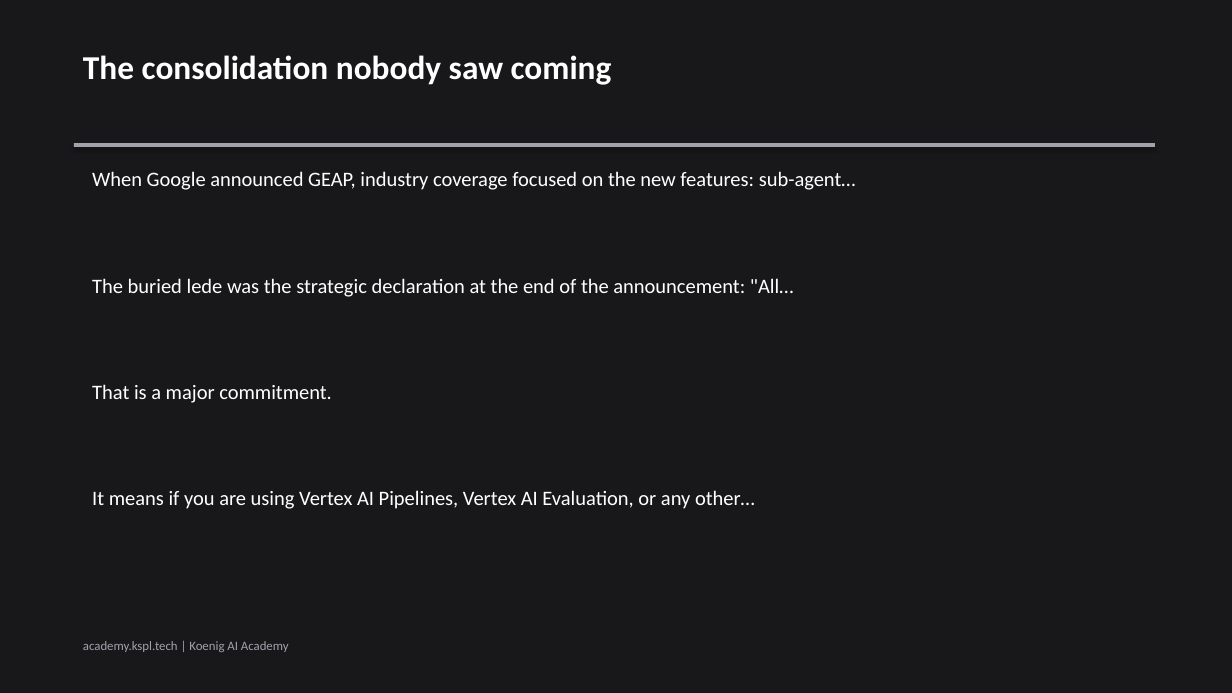
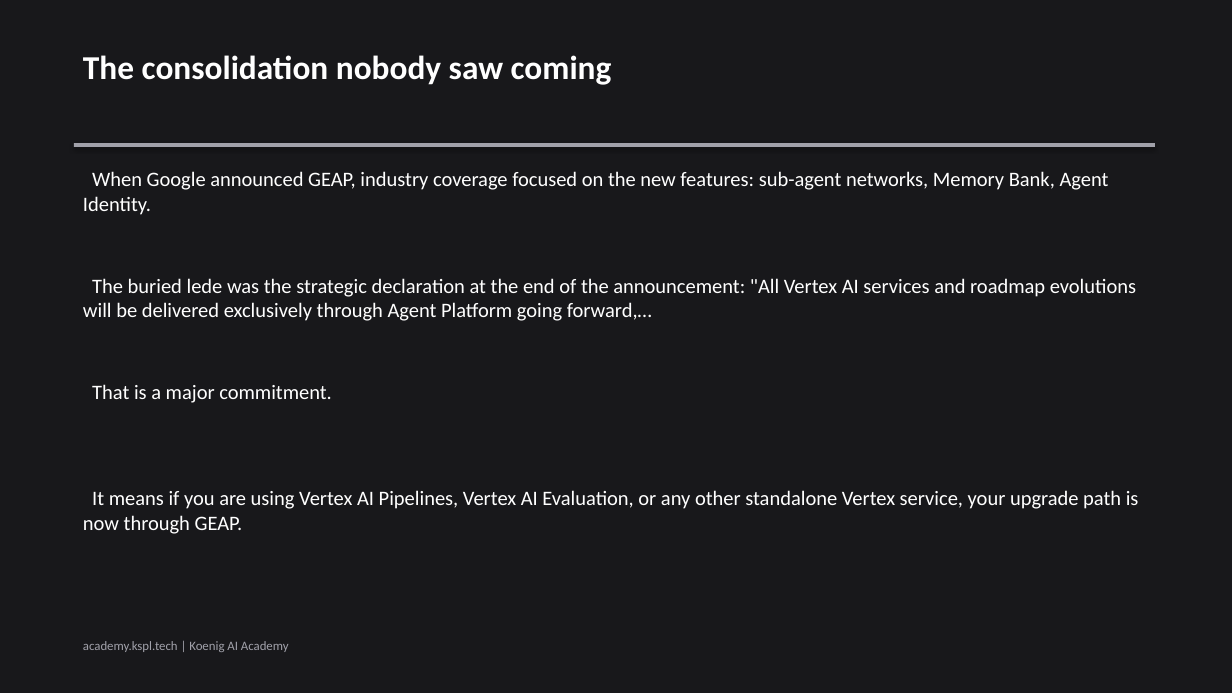
Before and after one commit to Koenig-Solutions-Private-Limited/koenig-ai-org, a slide deck: slide 4 of vault/courses/gemini-enterprise-agents/ch01-slides.pptx. Drawn at 1232x693 pixels with LibreOffice and Linux fonts; fonts in the diff are those of the drawing. Boxes give left, top, right and bottom in pixels: in the first picture for what was removed or moved away, otherwise in the second. Text is boxed around its words. In the diff, an @@ line names an element or a change of style, - is before the commit and + after.

```diff
--- a/vault/courses/gemini-enterprise-agents/ch01-slides.pptx
+++ b/vault/courses/gemini-enterprise-agents/ch01-slides.pptx
@@ text at [83,171,1109,215]: text changed @@
-When Google announced GEAP, industry coverage focused on the new features: sub-agent…
+When Google announced GEAP, industry coverage focused on the new features: sub-agent networks, Memory Bank, Agent Identity.
@@ text at [83,278,1136,321]: text changed @@
-The buried lede was the strategic declaration at the end of the announcement: "All…
+The buried lede was the strategic declaration at the end of the announcement: "All Vertex AI services and roadmap evolutions will be delivered exclusively through Agent Platform going forward,…
@@ text at [83,490,1139,534]: text changed @@
-It means if you are using Vertex AI Pipelines, Vertex AI Evaluation, or any other…
+It means if you are using Vertex AI Pipelines, Vertex AI Evaluation, or any other standalone Vertex service, your upgrade path is now through GEAP.
```
Also in this commit, not shown: 3 other slides changed, 2 slides removed, 3 other files.
